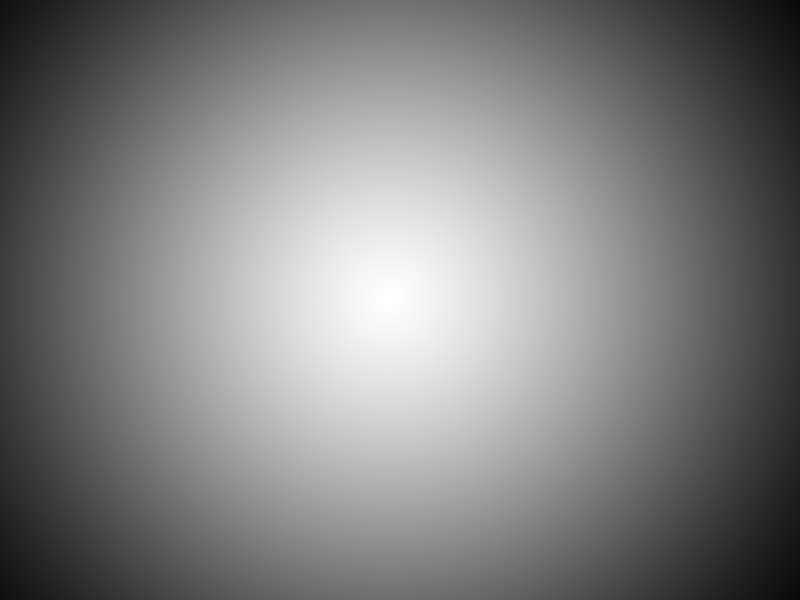
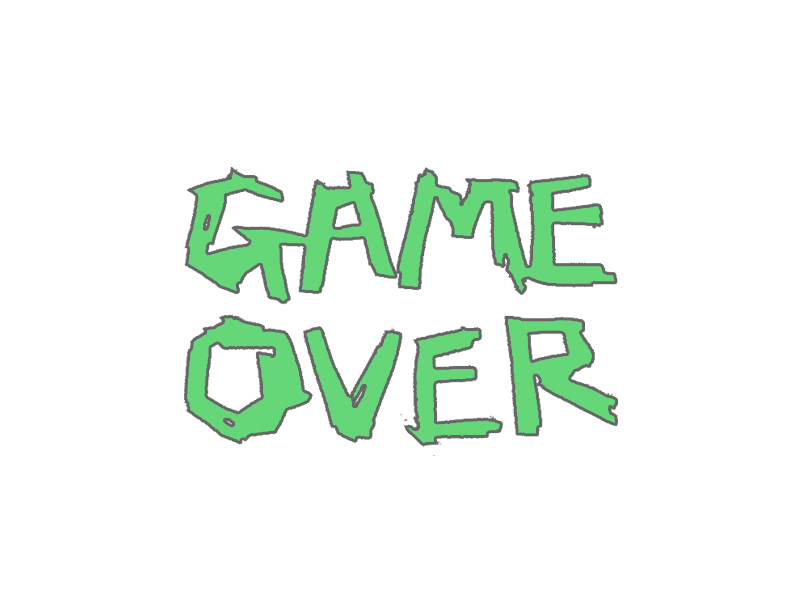
Comparing the layer stacks of the two 800px x 600px images. Changes:
showed "레이어 2", opacity 70% → 60% over [183, 167, 618, 456]
hid "레이어 4" over [0, 0, 800, 600]
